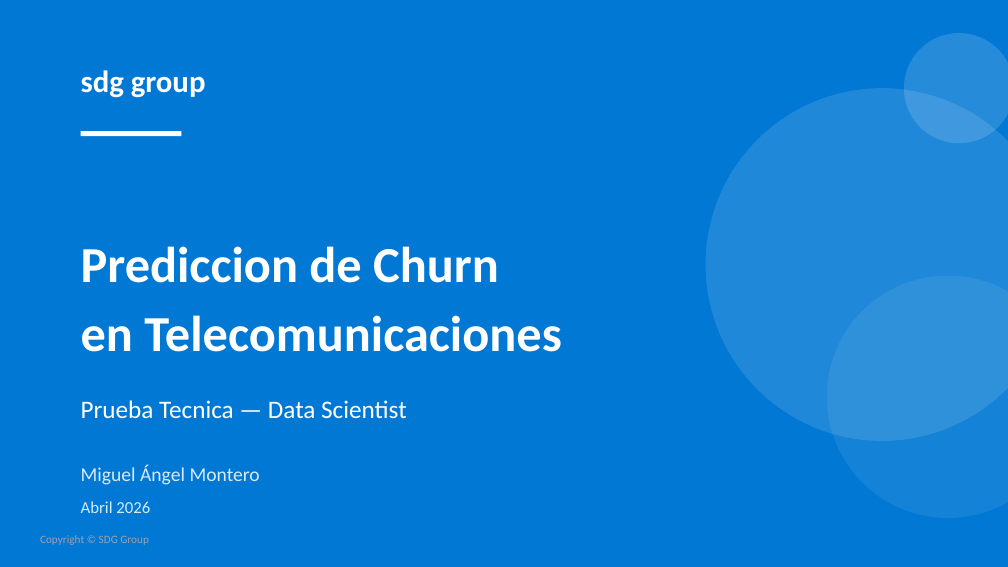
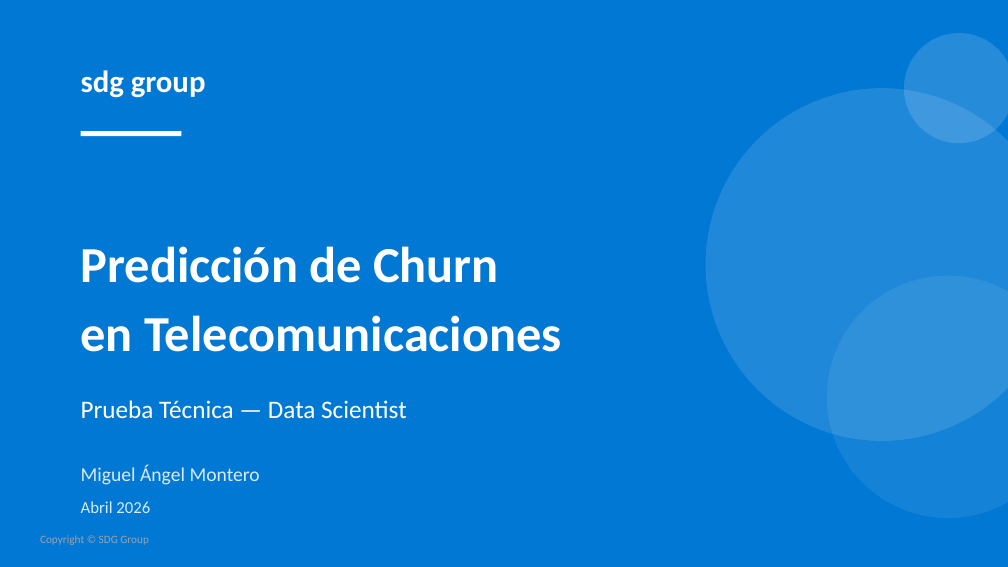
Before and after one commit to TomasUrban0/AI_Test_SDG, a slide deck: slide 1 of Presentacion_Churn_SDG.pptx. Drawn at 1008x567 pixels with LibreOffice and Linux fonts; fonts in the diff are those of the drawing. Boxes give left, top, right and bottom in pixels: in the first picture for what was removed or moved away, otherwise in the second. Text is boxed around its words. In the diff, an @@ line names an element or a change of style, - is before the commit and + after.

```diff
--- a/Presentacion_Churn_SDG.pptx
+++ b/Presentacion_Churn_SDG.pptx
@@ text at box(81, 246, 499, 283): text changed @@
-Prediccion de Churn
+Predicción de Churn
@@ text at box(81, 400, 407, 419): text changed @@
-Prueba Tecnica — Data Scientist
+Prueba Técnica — Data Scientist
```
Also in this commit, not shown: 23 other slides changed, 1 slide removed, 1 other file.
